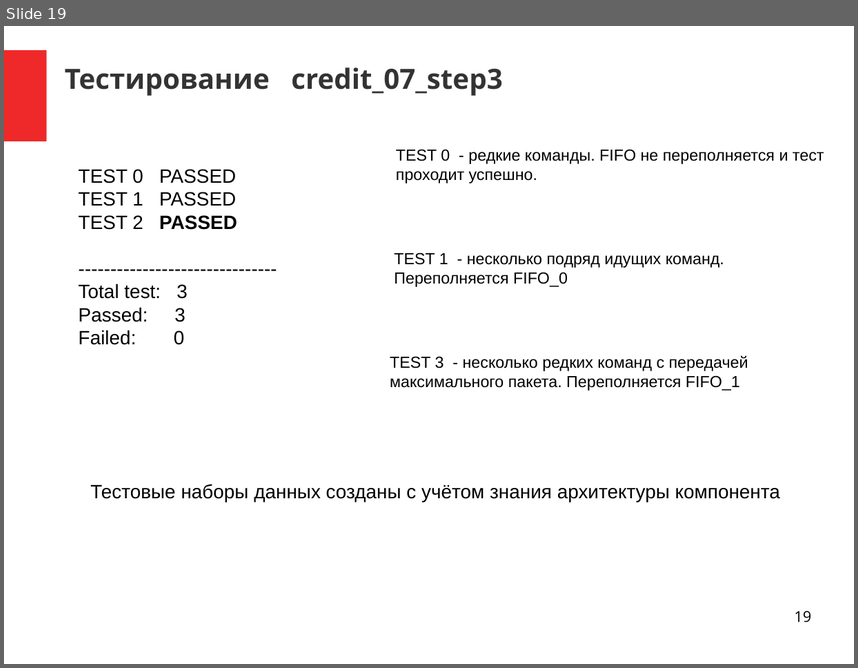
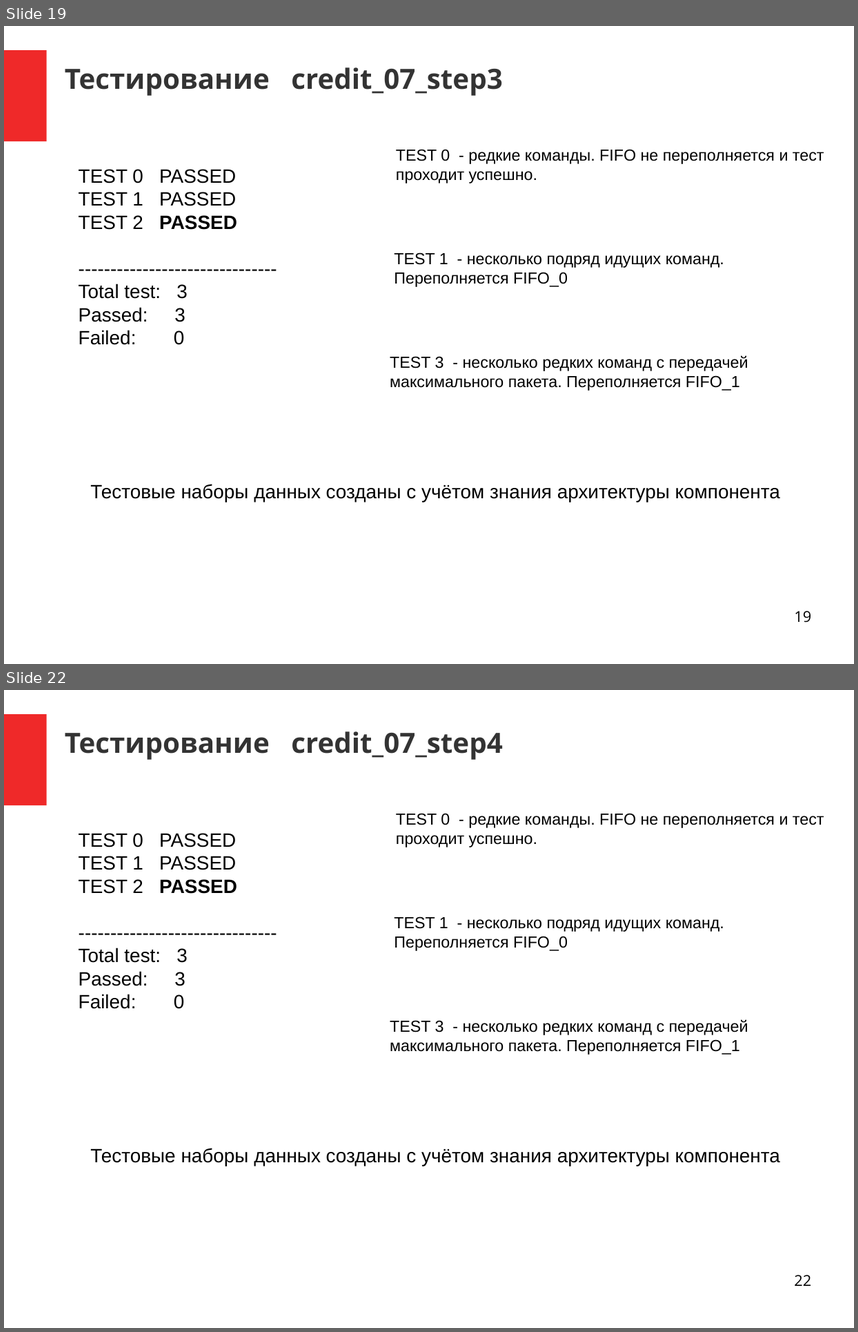
Before and after one commit to DigitalDesignSchool/2021dev, a slide deck: examples/2.1.1.7/doc/pr_2_1_1_7.odp. Shown one above the other, each under a label of ours: slide 19 before the commit, slides 19 and 22 after it; the slides between them are not shown. The pictures are 858x668 and 858x1332 pixels, drawn with LibreOffice and Linux fonts; fonts in the diff are those of the drawing. Boxes give left, top, right and bottom in pixels: in the first picture for what was removed or moved away, otherwise in the second. Text is boxed around its words. In the diff, an @@ line names an element or a change of style, - is before the commit and + after.

```diff
--- a/examples/2.1.1.7/doc/pr_2_1_1_7.odp
+++ b/examples/2.1.1.7/doc/pr_2_1_1_7.odp
@@ slide 22 added at (x1=4, y1=690, x2=854, y2=1328), background #FFFFFF; not listed: 1 template element that a slide beside it also shows @@
@@ title added at (x1=65, y1=731, x2=503, y2=760), 26 pt, text #333333, bold @@
+Тестирование credit_07_step4
@@ text added at (x1=396, y1=813, x2=824, y2=847), 15 pt, text #000000 @@
+TEST 0 - редкие команды. FIFO не переполняется и тест проходит успешно.
@@ text added at (x1=79, y1=833, x2=237, y2=1009), 18 pt, text #000000 @@
+TEST 0 PASSED
+TEST 1 PASSED
+TEST 2 PASSED
+-------------------------------
+Total test: 3
+Passed: 3
+Failed: 0
@@ text added at (x1=394, y1=916, x2=724, y2=951), 15 pt, text #000000 @@
+TEST 1 - несколько подряд идущих команд. Переполняется FIFO_0
@@ text added at (x1=390, y1=1019, x2=749, y2=1054), 15 pt, text #000000 @@
+TEST 3 - несколько редких команд c передачей максимального пакета. Переполняется FIFO_1
@@ text added at (x1=90, y1=1147, x2=780, y2=1165), 18 pt, text #000000 @@
+Тестовые наборы данных созданы с учётом знания архитектуры компонента
@@ page number added at (x1=794, y1=1274, x2=811, y2=1285), 14 pt, text #000000 @@
+22
```
Also in this commit, not shown: 6 slides changed, 2 other slides added, 6 other files.
